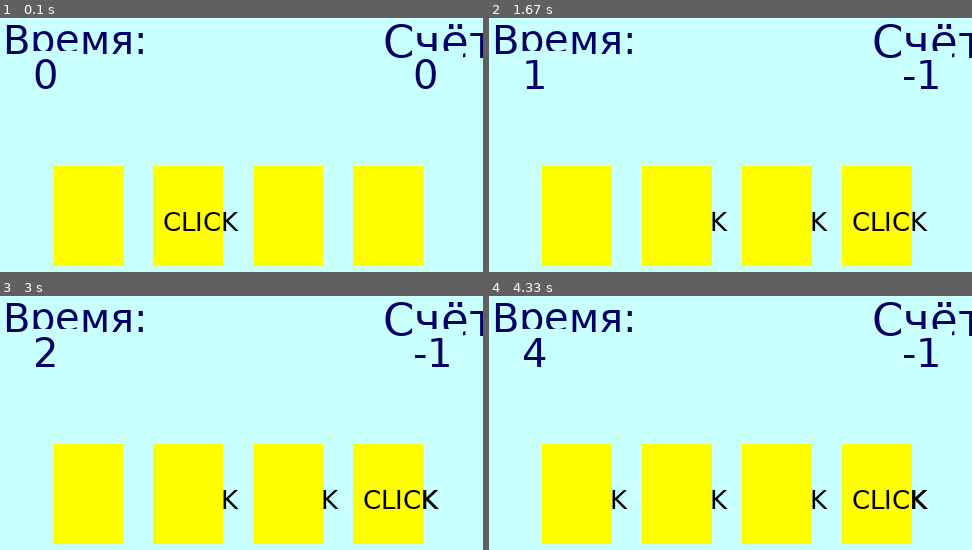
Above: before the commit, frames 1-4 (two rows, left to right).
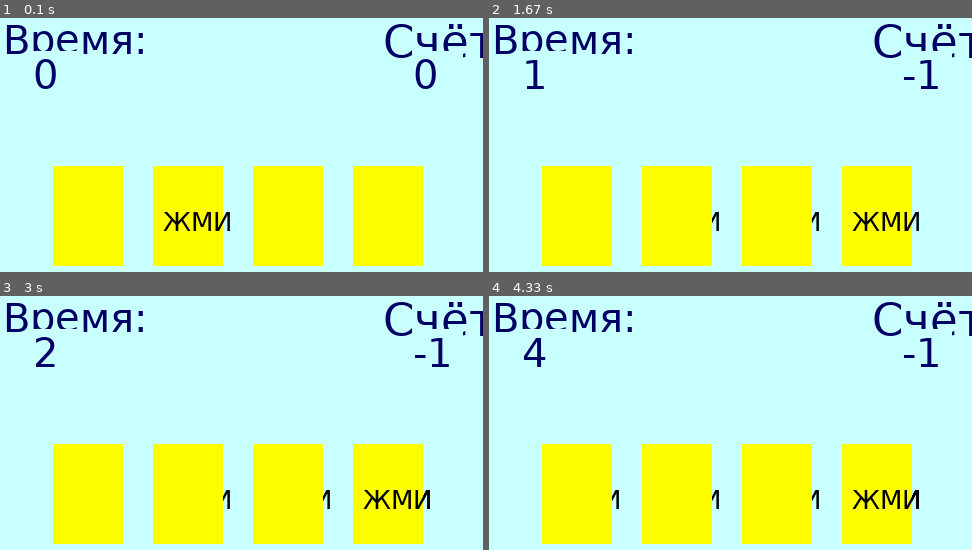
Above: after the commit, the same moments.

Repository: OrkhanFeyziev/Fast-Clicker-PyGame
Game: pygame game, started from main.py
The game is run twice, just before and just after one commit, with the same random seed, the same clock (stepped at 60 frames per second) and the same inputs.
Inputs (mouse positions are in pixels of both pictures, inside the frame that each line leads up to):
- Up to frame 1 (0.1 s): no input
- Up to frame 2 (1.67 s): click (885, 231) at 0.38 s
- Up to frame 3 (3 s): no input
- Up to frame 4 (4.33 s): no input

The runs differ from the first frame. In frame 1, 0.7% of the frame differs, in the area x 33-50%, y 76-84%; in frame 2, 1.0%; in frame 3, 1.0%; in frame 4, 1.1%, in the area x 25-91%, y 76-84%.

Commit message:
Update main.py

Diff:
--- a/main.py
+++ b/main.py
@@ -66,7 +66,7 @@
 for i in range(num_cards):
     card = Label(x, 170, 70, 100,YELLOW) # карточка
     card.outline(BLUE, 10) # синяя рамка карточки
-    card.set_text('CLICK', 26) # надпись на карточке
+    card.set_text('ЖМИ', 26) # надпись на карточке
     cards.append(card) # добавляем карточку в список
     x += 100 # смещаемся вправо
 
